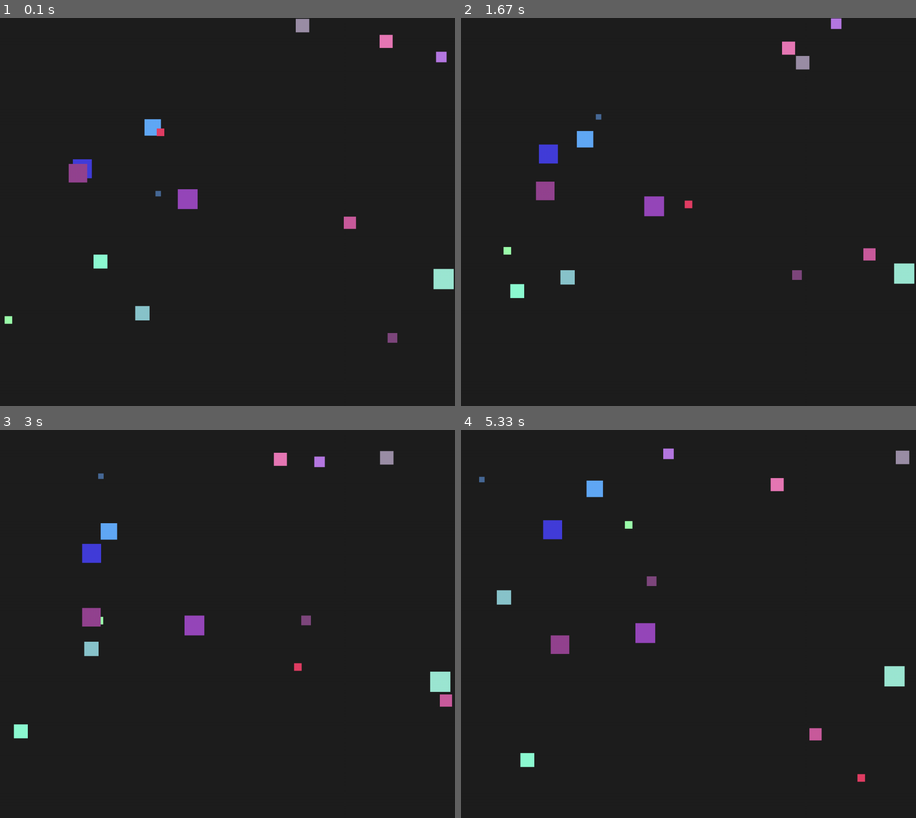
Above: before the commit, frames 1-4 (two rows, left to right).
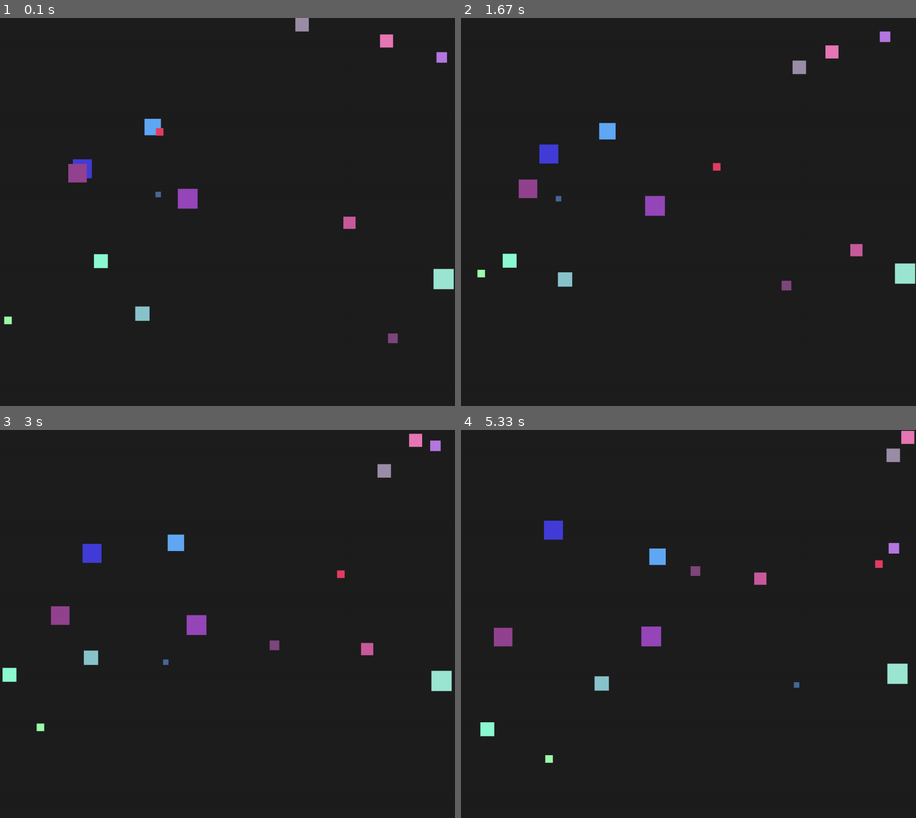
Above: after the commit, the same moments.

Repository: luc11Mhe/lab8-pygame
Game: pygame game, started from main.py
The game is run twice, just before and just after one commit, with the same random seed, the same clock (stepped at 60 frames per second) and the same inputs.
Inputs:
- Up to frame 1 (0.1 s): no input
- Up to frame 2 (1.67 s): no input
- Up to frame 3 (3 s): no input
- Up to frame 4 (5.33 s): no input

The runs differ from the first frame. In frame 1, 0.2% of the frame differs, in the area x 0-99%, y 0-84%; in frame 2, 2.0%; in frame 3, 2.3%; in frame 4, 2.6%, in the area x 4-100%, y 0-91%.

Commit message:
i dont know

Diff:
--- a/main.py
+++ b/main.py
@@ -82,12 +82,23 @@
                 dy = self.y - other.y
                 dist = math.hypot(dx, dy)
 
-                if dist < 200 and dist > 0:
+                if 0 < dist < 200:
                     dx /= dist
                     dy /= dist
 
-                    self.dx += dx * 0.5 * dt
-                    self.dy += dy * 0.5 * dt
+                    strength = (200 - dist) / 200
+                    self.dx += dx * 300 * strength * dt
+                    self.dy += dy * 300 * strength * dt
+
+    def chasing(self, all_squares, dt):
+        for other in all_squares:
+            if other is self:
+                continue
+
+        if other.size < self.size:
+            dx = other.x - self.x
+            dy = other.y - self.y
+            dist = math.hypot(dx, dy)
 
     def update_life(self, dt):
         self.life -= dt
@@ -105,7 +116,7 @@
 
 running = True
 while running:
-    dt = clock.tick(72) / 1000
+    dt = clock.tick(60) / 1000
 
     screen.fill((30, 30, 30))
 
Not shown, changed: JOURNAL.md
Not shown, changed: docs/code_explorer.html
